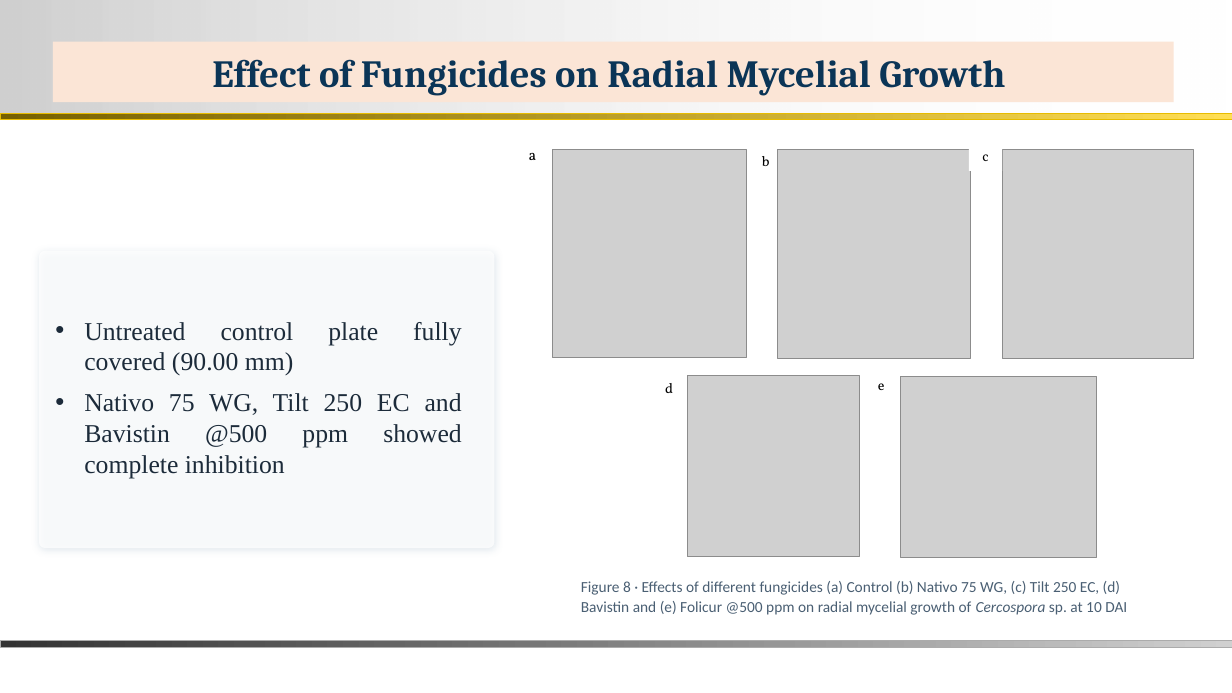
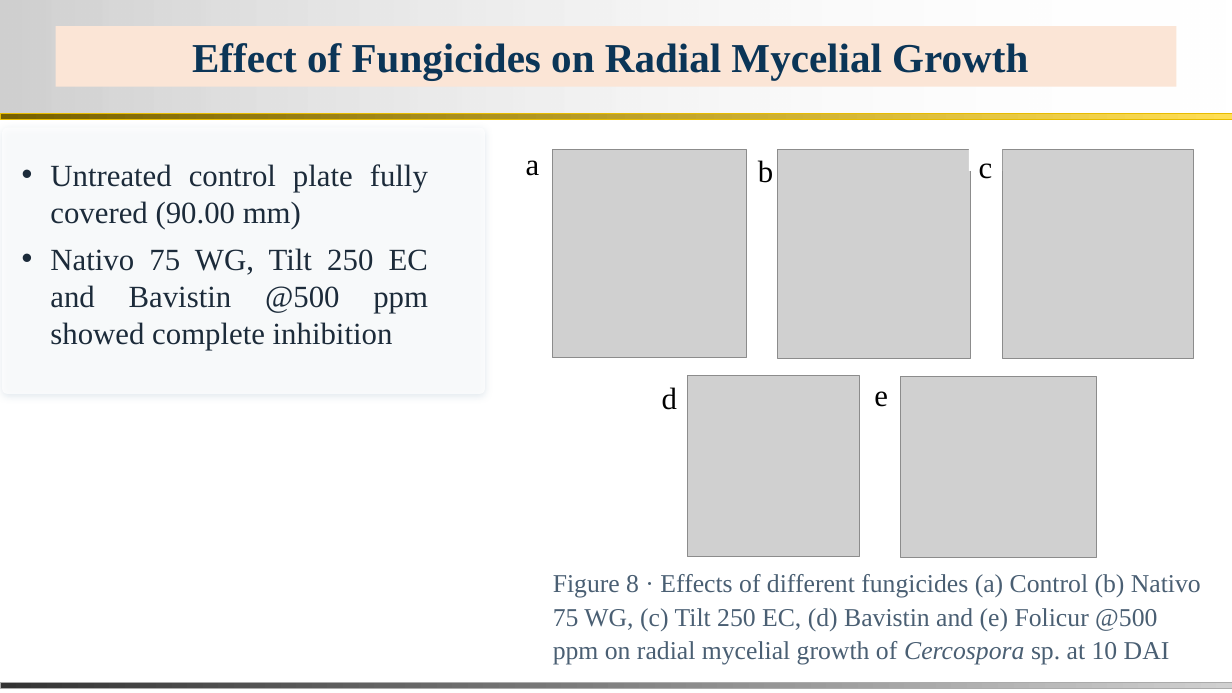
Before and after one commit to bipro-b/nm-documenents, a slide deck: slide 17 of docs/Nisha_MS_Thesis_Defence.pptx (slide 18 before the commit). Drawn at 1232x693 pixels with LibreOffice and Linux fonts; fonts in the diff are those of the drawing; grey boxes stand for pictures; background and template pictures are left out. Boxes give left, top, right and bottom in pixels: in the first picture for what was removed or moved away, otherwise in the second. Text is boxed around its words. In the diff, an @@ line names an element or a change of style, - is before the commit and + after.

```diff
--- a/docs/Nisha_MS_Thesis_Defence.pptx
+++ b/docs/Nisha_MS_Thesis_Defence.pptx
@@ title "Effect of Fungicides on Radial ...": place and size @@
-title "Effect of Fungicides on Radial ..." at (53,42,1174,103)
+title "Effect of Fungicides on Radial ..." at (55,26,1177,87)
@@ title "Effect of Fungicides on Radial ..." at (55,26,1177,87): size 30 to 32 pt, font Cambria to Times New Roman @@
@@ rounded rectangle: place and size @@
-rounded rectangle at (39,250,494,548)
+rounded rectangle at (2,128,485,394)
@@ text "a" at (526,160,540,176): size 12 to 24 pt, font Vollkorn to Times New Roman @@
@@ text "Untreated control plate fully covered ...": place and size @@
-text "Untreated control plate fully covered ..." at (84,322,462,479)
+text "Untreated control plate fully covered ..." at (50,164,428,350)
@@ text "Untreated control plate fully covered ..." at (50,164,428,350): size 20 to 24 pt @@
@@ size 11 to 24 pt, font Vollkorn to Times New Roman in 4 elements at (758,160,773,183), (970,142,1003,170), (874,391,888,407), (662,387,677,410) @@
@@ text "Figure 8 · Effects of ...": place and size @@
-text "Figure 8 · Effects of ..." at (581,581,1127,615)
+text "Figure 8 · Effects of ..." at (553,574,1201,665)
@@ text "Figure 8 · Effects of ..." at (553,574,1201,665): size 12 to 20 pt, font Calibri to Times New Roman @@
@@ rectangle: place and size @@
-rectangle at (0,640,1232,647)
+rectangle at (0,682,1232,689)
```
Also in this commit, not shown: 31 other slides changed, 3 slides removed, 2 other files.
